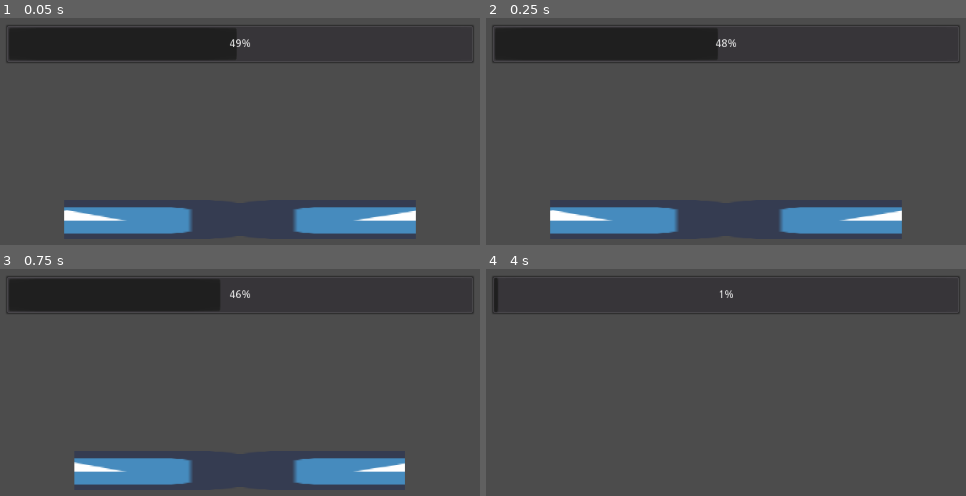
Above: before the commit, frames 1-4 (two rows, left to right).
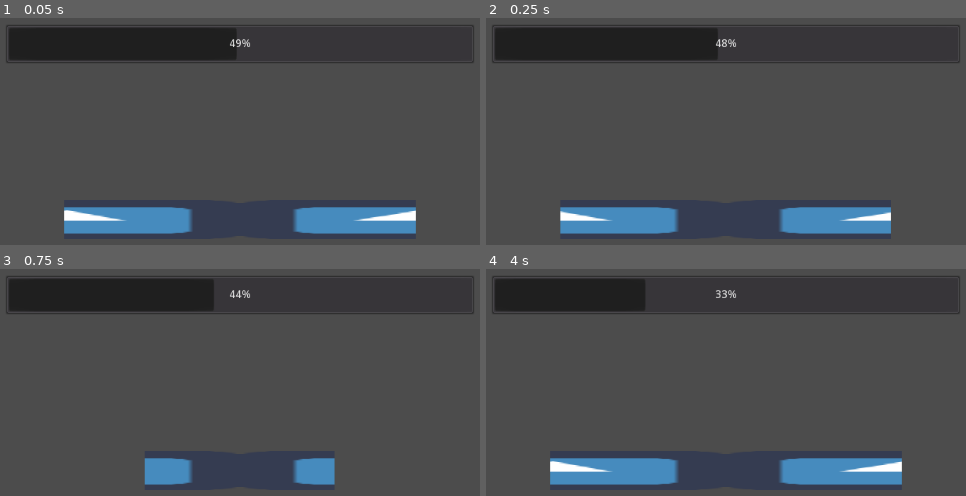
Above: after the commit, the same moments.

Repository: chris-janidlo/mini-jam-114
Game: Godot game, scene res://levels/Main.tscn
Two runs of this game, one before a commit and one after it. Both use one fixed random seed, a clock stepped at 60 frames per second and the inputs below. The project has no main scene, so this scene is started directly. The engine's default icon, where the game draws it, is replaced by a stand-in: a white triangle on a blue panel in a dark square.
Inputs:
- Up to frame 1 (0.05 s): no input
- Up to frame 2 (0.25 s): no input
- Up to frame 3 (0.75 s): no input
- Up to frame 4 (4 s): no input

Frame 1 is identical in both runs. In frame 2, 0.5% of the frame differs, in the area x 13-87%, y 83-96%; in frame 3, 3.7%; in frame 4, 10%, in the area x 1-87%, y 3-96%.

Commit message:
Better meter controls

Diff:
--- a/Beam Manager.gd
+++ b/Beam Manager.gd
@@ -1,10 +1,11 @@
 tool
 extends Node2D
 
-export var meter_push_increase_amount: float
-export var meter_decrease_acceleration: float
+export var meter_push_accel: float
+export var meter_push_cut_speed: float
+export var meter_decel: float
+
 export var overexert_stun_time: float
-export var overexert_stun_meter_penalty: float
 
 export(Array, Resource) var power_by_meter_position := [] setget _set_power_by_meter_position
 export var fluctuation_amount_by_power: Curve
@@ -63,21 +64,24 @@
 
 func _manage_meter(delta: float, meter: MeterState) -> void:
 	meter.stun_timer -= delta
+	if meter.stun_timer > 0:
+		return
 
-	var pressed := Input.is_action_just_pressed(input_action_prefix + meter.side)
-	var stunned := meter.stun_timer > 0
+	if Input.is_action_just_pressed(input_action_prefix + meter.side):
+		meter.velocity = max(
+			meter_push_cut_speed,
+			meter.velocity + meter_push_accel
+		)
+	else:
+		meter.velocity -= meter_decel * delta
 
-	if pressed and not stunned:
-		meter.position += meter_push_increase_amount
+	meter.position += meter.velocity * delta
+	meter.position = clamp(meter.position, 0, 100)
+
+	if meter.position == 0 or meter.position == 100:
+		meter.stun_timer = overexert_stun_time
+		meter.position = 50
 		meter.velocity = 0
-	else:
-		meter.velocity += meter_decrease_acceleration * delta
-		meter.position -= meter.velocity * delta
-
-	meter.position = clamp(meter.position, 0, 100)
-	if not stunned and meter.position == 100:
-		meter.stun_timer = overexert_stun_time
-		meter.position -= overexert_stun_meter_penalty
 
 
 func _manage_beam(delta: float) -> void:
--- a/Beam Manager.tscn
+++ b/Beam Manager.tscn
@@ -56,10 +56,10 @@
 
 [node name="Beam Manager" type="Node2D"]
 script = ExtResource( 1 )
-meter_push_increase_amount = 5.0
-meter_decrease_acceleration = 10.0
+meter_push_accel = 20.0
+meter_push_cut_speed = 20.0
+meter_decel = 80.0
 overexert_stun_time = 3.0
-overexert_stun_meter_penalty = 60.0
 power_by_meter_position = [ SubResource( 9 ), SubResource( 10 ), SubResource( 1 ), SubResource( 2 ), SubResource( 4 ), SubResource( 5 ), SubResource( 6 ), SubResource( 7 ), SubResource( 3 ) ]
 fluctuation_amount_by_power = SubResource( 8 )
 max_fluctuation = 20.0
